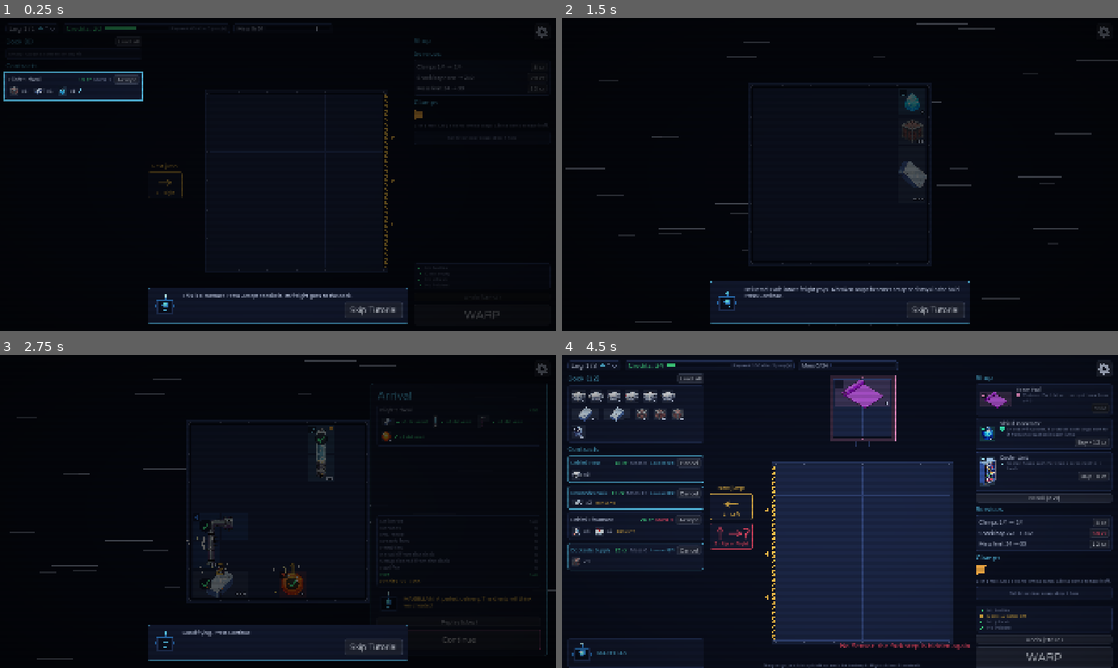
Above: before the commit, frames 1-4 (two rows, left to right).
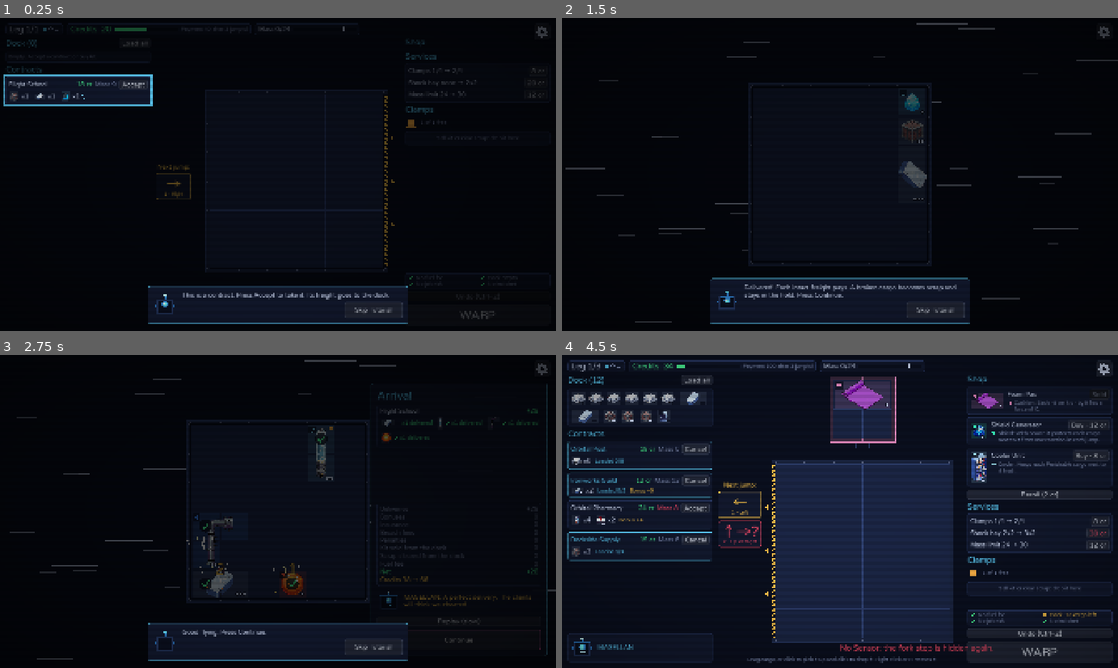
Above: after the commit, the same moments.

Repository: islu/Payload-Protocol
Game: Godot game, scene res://tests/ui_check.tscn
The game is run twice, just before and just after one commit, with the same random seed, the same clock (stepped at 60 frames per second) and the same inputs. This scene is started directly instead of the project's main scene.
Inputs (mouse positions are in pixels of both pictures, inside the frame that each line leads up to):
- Up to frame 1 (0.25 s): no input
- Up to frame 2 (1.5 s): click "8 cr" at 0.5 s; tap Space at 1.25 s; drag from (840, 174) to (895, 105) at 1.27 s
- Up to frame 3 (2.75 s): click "Accept" at 2 s
- Up to frame 4 (4.5 s): click "Replay (slow)" at 2.75 s; tap Space at 3.5 s; drag from (840, 511) to (812, 574) at 3.52 s; click "New Run" at 4.25 s

The runs differ from the first frame. In frame 1, 3.6% of the frame differs, in the area x 0-99%, y 2-97%; in frame 2, 1.3%; in frame 3, 1.3%; in frame 4, 14%, in the area x 0-100%, y 1-100%.

Commit message:
feat: One scale of text sizes that is easy to read
- SPEC 4.2: heading 28, body 22, small 18, button 24. The theme default is the body size.
- Display text uses TextSize.display(). UiCheckText checks the sizes on each screen.
- The station fits at the new sizes: wider side columns, Buy on the name row of an
  offer, a checklist of 2 columns, the clamp help in the tip, and "Loaded N/M" on the
  second line of a contract card.

Co-Authored-By: Claude Opus 5.5 <noreply@anthropic.com>

Diff:
--- a/project/art/theme/main_theme.tres
+++ b/project/art/theme/main_theme.tres
@@ -220,7 +220,7 @@
 
 [resource]
 default_font = ExtResource("1_font")
-default_font_size = 28
+default_font_size = 22
 Button/colors/font_color = Color(0.847, 0.871, 0.914, 1)
 Button/colors/font_disabled_color = Color(0.4, 0.43, 0.5, 1)
 Button/colors/font_hover_color = Color(1, 1, 1, 1)
--- a/project/scenes/common/text_size.gd
+++ b/project/scenes/common/text_size.gd
@@ -1,11 +1,22 @@
 class_name TextSize
-## The four sizes of the text, in pixels (SPEC Section 4.2). Display text, such as
-## the title of the game and the Warp button, has its own size.
+## The four sizes of the text, in pixels (SPEC Section 4.2). Text with no other size
+## has the body size: the theme has it as its default. Display text, such as the
+## title of the game and the Warp button, has its own size: set it with display().
 
-const HEADING := 24
-const BODY := 18
-const SMALL := 15
-const BUTTON := 20
+const HEADING := 28
+const BODY := 22
+const SMALL := 18
+const BUTTON := 24
+## The meta of display text. The UI check does not check its size.
+const DISPLAY_META := "display_text"
+
+
+## Sets the size of a display text (SPEC Section 4.2). For a container, the text in
+## it is display text too.
+static func display(control: Control, font_size := 0) -> void:
+	control.set_meta(DISPLAY_META, true)
+	if font_size > 0:
+		control.add_theme_font_size_override("font_size", font_size)
 
 
 ## Sets the sizes of the text and the buttons of a dialog.
--- a/project/scenes/main/event_panel.gd
+++ b/project/scenes/main/event_panel.gd
@@ -105,7 +105,7 @@
 	col.custom_minimum_size.x = BOX_WIDTH
 	frame.add_child(col)
 	speaker_name = Ui.label(col, e["speaker"]["name"], TextSize.HEADING, Palette.ACCENT)
-	Ui.label(col, e["name"], TITLE_SIZE, Palette.TEXT)
+	TextSize.display(Ui.label(col, e["name"], TITLE_SIZE, Palette.TEXT))
 	var body := Ui.label(col, e["text"], TextSize.HEADING, Palette.TEXT)
 	body.autowrap_mode = TextServer.AUTOWRAP_WORD_SMART
 	var gap := Control.new()
--- a/project/scenes/main/how_to_play.gd
+++ b/project/scenes/main/how_to_play.gd
@@ -53,8 +53,8 @@
 	_text.bbcode_enabled = true
 	_text.fit_content = true
 	_text.custom_minimum_size.y = 200
-	_text.add_theme_font_size_override("normal_font_size", 22)
-	_text.add_theme_font_size_override("bold_font_size", 26)
+	_text.add_theme_font_size_override("normal_font_size", TextSize.BODY)
+	_text.add_theme_font_size_override("bold_font_size", TextSize.HEADING)
 	box.add_child(_text)
 	_count = Label.new()
 	_count.horizontal_alignment = HORIZONTAL_ALIGNMENT_CENTER
--- a/project/scenes/main/main.gd
+++ b/project/scenes/main/main.gd
@@ -226,7 +226,7 @@
 	center.add_child(box)
 	var title := Label.new()
 	title.text = tr(TITLE_TEXT)
-	title.add_theme_font_size_override("font_size", 96)
+	TextSize.display(title, 96)
 	title.add_theme_color_override("font_color", Palette.ACCENT)
 	title.add_theme_color_override("font_shadow_color", Color(Palette.ACCENT, 0.35))
 	title.add_theme_constant_override("shadow_offset_x", 0)
@@ -237,7 +237,7 @@
 	var tagline := Label.new()
 	tagline.name = "Tagline"
 	tagline.text = tr(TAGLINE_TEXT)
-	tagline.add_theme_font_size_override("font_size", 30)
+	TextSize.display(tagline, 30)
 	tagline.add_theme_color_override("font_color", Palette.TEXT_DIM)
 	tagline.horizontal_alignment = HORIZONTAL_ALIGNMENT_CENTER
 	box.add_child(tagline)
--- a/project/scenes/main/overlay.gd
+++ b/project/scenes/main/overlay.gd
@@ -85,7 +85,7 @@
 func heading(text: String) -> Label:
 	var l := Label.new()
 	l.text = tr(text)
-	l.add_theme_font_size_override("font_size", 40)
+	TextSize.display(l, 40)
 	l.add_theme_color_override("font_color", Palette.ACCENT)
 	l.horizontal_alignment = HORIZONTAL_ALIGNMENT_CENTER
 	box.add_child(l)
--- a/project/scenes/main/phase_panel.gd
+++ b/project/scenes/main/phase_panel.gd
@@ -34,13 +34,13 @@
 	box.add_theme_constant_override("separation", 24)
 	add_child(box)
 	_heading = Label.new()
-	_heading.add_theme_font_size_override("font_size", 48)
+	TextSize.display(_heading, 48)
 	_heading.add_theme_color_override("font_color", Palette.ACCENT)
 	box.add_child(_heading)
 	_body = RichTextLabel.new()
 	_body.bbcode_enabled = true
 	_body.size_flags_vertical = Control.SIZE_EXPAND_FILL
-	_body.add_theme_font_size_override("normal_font_size", 22)
+	_body.add_theme_font_size_override("normal_font_size", TextSize.BODY)
 	box.add_child(_body)
 	_buttons = HBoxContainer.new()
 	_buttons.add_theme_constant_override("separation", 20)
--- a/project/scenes/station/contract_card.gd
+++ b/project/scenes/station/contract_card.gd
@@ -51,6 +51,14 @@
 	var head := _first_line(box, k, details)
 	var second := _groups(box, k["groups"])
 	var tags := PackedStringArray()
+	# The state of an accepted contract is on the second line, so that the name of
+	# the client fits on the first line (SPEC Sections 4.2 and 20.2).
+	if k.get("carried", false):
+		tags.append(
+			_tag(second, tr(ON_ITS_WAY_TEXT).format({"jumps": k["jumps_left"]}), Palette.ACCENT)
+		)
+	elif k["accepted"]:
+		tags.append(_tag(second, tr(LOADED_TEXT).format(k), Palette.ACCENT))
 	if not k["bonus"].is_empty():
 		var b: Dictionary = k["bonus"]
 		tags.append(_tag(second, tr(BONUS_TAG_TEXT).format(b), Palette.WARN))
@@ -131,19 +139,12 @@
 	mass.text = tr(MASS_TEXT).format(k)
 	var line := PackedStringArray([client.text, pay.text, mass.text])
 	var index: int = k["index"]
-	if k.get("carried", false):
-		# A long contract on its way cannot be canceled (SPEC Section 30.2).
-		var way := Ui.label(head, "", TextSize.SMALL, Palette.ACCENT)
-		way.text = tr(ON_ITS_WAY_TEXT).format({"jumps": k["jumps_left"]})
-		line.append(way.text)
-	elif k["accepted"]:
-		var loaded := Ui.label(head, "", TextSize.SMALL, Palette.ACCENT)
-		loaded.text = tr(LOADED_TEXT).format(k)
-		line.append(loaded.text)
+	# A long contract on its way cannot be canceled (SPEC Section 30.2).
+	if k["accepted"] and not k.get("carried", false):
 		screen.add_button(
 			head, tr(CANCEL_TEXT), func() -> void: screen.act(GameState.cancel_contract(index))
 		)
-	else:
+	elif not k["accepted"]:
 		screen.add_button(
 			head, tr(ACCEPT_TEXT), func() -> void: screen.act(GameState.accept_contract(index))
 		)
--- a/project/scenes/station/route_cards.gd
+++ b/project/scenes/station/route_cards.gd
@@ -44,7 +44,7 @@
 	card.add_child(box)
 	var mark := Label.new()
 	mark.text = "!"
-	mark.add_theme_font_size_override("font_size", 44)
+	TextSize.display(mark, 44)
 	mark.add_theme_color_override("font_color", INCIDENT_COLOR)
 	mark.horizontal_alignment = HORIZONTAL_ALIGNMENT_CENTER
 	box.add_child(mark)
--- a/project/scenes/station/shop_panel.gd
+++ b/project/scenes/station/shop_panel.gd
@@ -116,8 +116,13 @@
 	info.size_flags_horizontal = Control.SIZE_EXPAND_FILL
 	row.add_child(info)
 	var text := PackedStringArray()
-	var title := Ui.label(info, "", TextSize.BODY)
+	# The Buy button is on the row of the name, so that the card is short (SPEC Section 4.2).
+	var head := HBoxContainer.new()
+	info.add_child(head)
+	var title := Ui.label(head, "", TextSize.BODY)
 	title.text = tr(o["name"])
+	title.size_flags_horizontal = Control.SIZE_EXPAND_FILL
+	title.clip_text = true
 	text.append(title.text)
 	for t: String in o["traits"]:
 		var rule_text := GameText.trait_line(screen.view_data["terms"], t)
@@ -138,16 +143,15 @@
 		text.append(helps.text)
 	var buy: Button
 	if o["bought"]:
-		buy = screen.add_button(info, tr(SOLD_TEXT), func() -> void: pass, false)
+		buy = screen.add_button(head, tr(SOLD_TEXT), func() -> void: pass, false)
 	else:
 		var index: int = o["index"]
 		buy = _price_button(
-			info,
+			head,
 			tr(BUY_TEXT).format({"price": o["price"]}),
 			o["afford"],
 			func() -> void: screen.act(GameState.buy_kit(index), "coin")
 		)
-	buy.size_flags_horizontal = Control.SIZE_SHRINK_END
 	offer_cards.append({"buy": buy, "text": "\n".join(text)})
 
 
--- a/project/scenes/station/station_screen.gd
+++ b/project/scenes/station/station_screen.gd
@@ -18,7 +18,8 @@
 const NO_SELL_TEXT := "Freight cannot be sold"
 const WARP_TEXT := "WARP"
 # gdlint:ignore = max-line-length
-const FREE_CLAMPS_TEXT := "{free} of {total} free. Drag a clamp onto a cargo. Click a clamp to take it off."
+const FREE_CLAMPS_TEXT := "{free} of {total} free"
+const CLAMP_HELP_TEXT := "Drag a clamp onto a cargo. Click a clamp to take it off."
 const EMPTY_DOCK_TEXT := "Empty. Accept a contract or buy kit."
 const CONFIRM_TITLE_TEXT := "Cargo on the dock"
 # gdlint:ignore = max-line-length
@@ -35,7 +36,7 @@
 const TYPE_SPEED := 40.0
 const ARROWS := {Defs.DIR_LEFT: "←", Defs.DIR_RIGHT: "→", Defs.DIR_UP: "↑", Defs.DIR_DOWN: "↓"}
 const LOAD_ALL_TEXT := "Load all"
-const SIDE_WIDTH := 470.0
+const SIDE_WIDTH := 500.0
 const SELL_HEIGHT := 48.0
 ## The cell of the cargo on the dock (SPEC Section 20.2).
 const DOCK_CELL := 48.0
@@ -190,6 +191,8 @@
 	var next_jump := Ui.label(hazard, NEXT_JUMP_TEXT, TextSize.BODY, Palette.WARN)
 	next_jump.horizontal_alignment = HORIZONTAL_ALIGNMENT_CENTER
 	_hazard_box = VBoxContainer.new()
+	# The arrows of the hazard cards are display text (SPEC Section 4.2).
+	TextSize.display(_hazard_box)
 	_hazard_box.add_theme_constant_override("separation", 10)
 	hazard.add_child(_hazard_box)
 	var ship := VBoxContainer.new()
@@ -236,11 +239,21 @@
 	_services.show_services = true
 	right.add_child(_services)
 	Ui.label(right, CLAMPS_TEXT, TextSize.HEADING, Palette.ACCENT)
+	# The free clamps and their count are on one row. The mouse on them shows how to
+	# use a clamp in the tip (SPEC Sections 4.2 and 13).
+	var clamp_row := HBoxContainer.new()
+	clamp_row.add_theme_constant_override("separation", 12)
+	clamp_row.mouse_filter = Control.MOUSE_FILTER_PASS
+	clamp_row.mouse_entered.connect(
+		func() -> void: show_text_tip(tr(CLAMPS_TEXT), PackedStringArray([tr(CLAMP_HELP_TEXT)]))
+	)
+	clamp_row.mouse_exited.connect(hide_tip)
+	right.add_child(clamp_row)
 	_clamp_box = HBoxContainer.new()
 	_clamp_box.add_theme_constant_override("separation", 8)
-	right.add_child(_clamp_box)
-	_clamp_label = Ui.label(right, "", TextSize.SMALL, Palette.TEXT_DIM)
-	_clamp_label.autowrap_mode = TextServer.AUTOWRAP_WORD_SMART
+	clamp_row.add_child(_clamp_box)
+	_clamp_label = Ui.label(clamp_row, "", TextSize.SMALL, Palette.TEXT_DIM)
+	_clamp_label.vertical_alignment = VERTICAL_ALIGNMENT_CENTER
 	# The sell area is a small bar. A drag colors it (SPEC Section 20.2).
 	sell_area = Ui.panel(right)
 	sell_area.custom_minimum_size.y = SELL_HEIGHT
@@ -258,7 +271,7 @@
 	_warp_button = Button.new()
 	_warp_button.text = tr(WARP_TEXT)
 	_warp_button.custom_minimum_size = Vector2(0, 72)
-	_warp_button.add_theme_font_size_override("font_size", 40)
+	TextSize.display(_warp_button, 40)
 	_warp_button.pressed.connect(_on_warp_pressed)
 	right.add_child(_warp_button)
 
--- a/project/scenes/station/warp_checklist.gd
+++ b/project/scenes/station/warp_checklist.gd
@@ -22,12 +22,16 @@
 
 func _init() -> void:
 	add_theme_stylebox_override("panel", Ui.panel_style(Palette.PANEL_LINE, 1, 6, 10, 6))
-	var box := VBoxContainer.new()
-	box.add_theme_constant_override("separation", 2)
+	# Two columns of two rows, so that the right column fits (SPEC Section 4.2).
+	var box := GridContainer.new()
+	box.columns = 2
+	box.add_theme_constant_override("h_separation", 16)
+	box.add_theme_constant_override("v_separation", 2)
 	add_child(box)
 	for i in 4:
 		var row := HBoxContainer.new()
-		row.add_theme_constant_override("separation", 10)
+		row.size_flags_horizontal = Control.SIZE_EXPAND_FILL
+		row.add_theme_constant_override("separation", 8)
 		box.add_child(row)
 		var mark := Mark.new()
 		row.add_child(mark)
--- a/project/scenes/warp/report_panel.gd
+++ b/project/scenes/warp/report_panel.gd
@@ -58,6 +58,7 @@
 	box.add_theme_constant_override("separation", 12)
 	add_child(box)
 	head = Ui.label(box, "", 40, Palette.ACCENT)
+	TextSize.display(head)
 	var scroll := ScrollContainer.new()
 	scroll.size_flags_vertical = Control.SIZE_EXPAND_FILL
 	scroll.horizontal_scroll_mode = ScrollContainer.SCROLL_MODE_DISABLED
@@ -88,7 +89,7 @@
 	box.add_child(replay)
 	continue_button = Button.new()
 	continue_button.custom_minimum_size = Vector2(0, 70)
-	continue_button.add_theme_font_size_override("font_size", 28)
+	continue_button.add_theme_font_size_override("font_size", TextSize.BUTTON)
 	continue_button.pressed.connect(func() -> void: GameState.continue_run())
 	box.add_child(continue_button)
 	retranslate()
--- a/project/scenes/warp/warp_screen.gd
+++ b/project/scenes/warp/warp_screen.gd
@@ -77,7 +77,7 @@
 	_fx.hold = _hold
 	_hold.add_child(_fx)
 	_banner = Label.new()
-	_banner.add_theme_font_size_override("font_size", 64)
+	TextSize.display(_banner, 64)
 	_banner.add_theme_color_override("font_color", Palette.WARN)
 	_banner.set_anchors_and_offsets_preset(Control.PRESET_CENTER_TOP)
 	_banner.offset_top = 40
@@ -85,7 +85,7 @@
 	_banner.horizontal_alignment = HORIZONTAL_ALIGNMENT_CENTER
 	add_child(_banner)
 	_loss_label = Label.new()
-	_loss_label.add_theme_font_size_override("font_size", 48)
+	TextSize.display(_loss_label, 48)
 	_loss_label.add_theme_color_override("font_color", Palette.BAD)
 	_loss_label.set_anchors_and_offsets_preset(Control.PRESET_CENTER_TOP)
 	_loss_label.offset_top = 130
--- a/project/tests/ui_check.gd
+++ b/project/tests/ui_check.gd
@@ -116,6 +116,7 @@
 		),
 		"the version is at the bottom right (SPEC Section 20.1)"
 	)
+	UiCheckText.check(self, main.screen(), "the title")
 	state.new_run(11)
 	await get_tree().process_frame
 	await UiCheckLoop.gear(self, main)
@@ -135,6 +136,7 @@
 				await _play_warp(main)
 				state.continue_run()
 			Defs.PHASE_PAYMENT:
+				UiCheckText.check(self, main, "the payment screen")
 				state.make_payment()
 			Defs.PHASE_EVENT, Defs.PHASE_MOD:
 				await UiCheckLoop.choose(self, main)
@@ -228,6 +230,7 @@
 func _check_report(warp: WarpScreen) -> void:
 	var a: Dictionary = GameState.view()["run"]["arrival"]
 	var report := warp._report
+	UiCheckText.check(self, report, "the arrival report")
 	var groups := 0
 	for k: Dictionary in a["contracts"]:
 		groups += k["groups"].size()
@@ -315,6 +318,7 @@
 		)
 		_check(points.size() == 3, "a page of How to Play has 3 points (SPEC Section 23.2)")
 	await get_tree().process_frame
+	UiCheckText.check(self, pause, "the pause menu, the settings, and How to Play")
 	for i in 4:
 		help._show(i)
 	for page: Array in TutorialPicture.PAGE_CARGO:
@@ -339,20 +343,7 @@
 ## The hold fills the center, and the hazard panel is above it (SPEC Section 20.2).
 ## The text has four sizes (SPEC Section 4.2).
 func _check_layout(station: StationScreen) -> void:
-	var sizes := [24, 18, 15, 20]
-	var wrong := PackedStringArray()
-	for n in station.find_children("*", "", true, false):
-		# Display text: the Warp button and the arrows of the hazard cards.
-		if n == station._warp_button or station._hazard_box.is_ancestor_of(n):
-			continue
-		var font_size := -1
-		if n is Label or n is Button:
-			font_size = n.get_theme_font_size("font_size")
-		elif n is RichTextLabel:
-			font_size = n.get_theme_font_size("normal_font_size")
-		if font_size != -1 and not font_size in sizes:
-			wrong.append("%s %d %s" % [n.get_class(), font_size, station.get_path_to(n)])
-	_check(wrong.is_empty(), "the station text has the four sizes: %s (SPEC Section 4.2)" % [wrong])
+	UiCheckText.check(self, station, "the station")
 	var hold := station.hold_view
 	_check(hold.cell == 100.0, "each cell is 100 pixels: %s px (SPEC Section 20.2)" % hold.cell)
 	var grid := Rect2(hold.grid_origin(), Vector2(hold.columns, hold.rows) * hold.cell)
--- a/project/tests/ui_check_loop.gd
+++ b/project/tests/ui_check_loop.gd
@@ -78,6 +78,7 @@
 			return
 		buttons = event_panel.choices
 		_check_event(ui, event_panel, run["event"])
+		UiCheckText.check(ui, event_panel, "the event")
 	else:
 		var panel := main.choice as ChoicePanel
 		ui._check(panel != null, "the mod choice shows in a panel (SPEC Section 20.9)")
--- /dev/null
+++ b/project/tests/ui_check_text.gd
@@ -0,0 +1,41 @@
+class_name UiCheckText
+## The text sizes of the UI check (ui_check.gd): each visible text has one of the
+## four sizes, or it is display text (SPEC Section 4.2).
+
+## The four sizes of SPEC Section 4.2: heading, body, small, and button.
+const SIZES := [28, 22, 18, 24]
+
+
+## Checks each visible Label, Button, and RichTextLabel under root. Display text
+## has the meta "display_text" (TextSize.display()).
+static func check(ui: Node, root: Node, where: String) -> void:
+	ui._check(
+		[TextSize.HEADING, TextSize.BODY, TextSize.SMALL, TextSize.BUTTON] == SIZES,
+		"TextSize has the four sizes of SPEC Section 4.2"
+	)
+	var wrong := PackedStringArray()
+	for n in root.find_children("*", "", true, false):
+		if not n is Control or not n.is_visible_in_tree() or _is_display(n):
+			continue
+		var font_size := -1
+		if n is Label or n is Button:
+			if n.text == "":
+				continue
+			font_size = n.get_theme_font_size("font_size")
+		elif n is RichTextLabel:
+			font_size = n.get_theme_font_size("normal_font_size")
+		if font_size != -1 and not font_size in SIZES:
+			wrong.append("%s %d %s" % [n.get_class(), font_size, root.get_path_to(n)])
+	ui._check(
+		wrong.is_empty(),
+		"the text of %s has the four sizes: %s (SPEC Section 4.2)" % [where, wrong]
+	)
+
+
+## Display text, or text in a display container (the hazard cards).
+static func _is_display(n: Node) -> bool:
+	while n != null:
+		if n.has_meta(TextSize.DISPLAY_META):
+			return true
+		n = n.get_parent()
+	return false
--- a/project/tests/ui_check_tutorial.gd
+++ b/project/tests/ui_check_tutorial.gd
@@ -56,6 +56,7 @@
 		),
 		"the tutorial hides the pilot panel, the row under the hold, and Reroll (SPEC Section 23.4)"
 	)
+	UiCheckText.check(ui, guide, "the tutorial guide")
 	guide.next_button.pressed.emit()
 	await _frames(ui, 2)
 	ui._check(
Not shown, changed: project/locale/messages.pot
Not shown, changed: project/locale/zh_TW.po
Not shown, added: project/tests/ui_check_text.gd.uid
Not shown, changed: .claude/skills/godot-ui/SKILL.md
Not shown, changed: docs/BACKLOG.md
Not shown, changed: docs/spec/overview.md
Not shown, changed: docs/spec/ui.md
